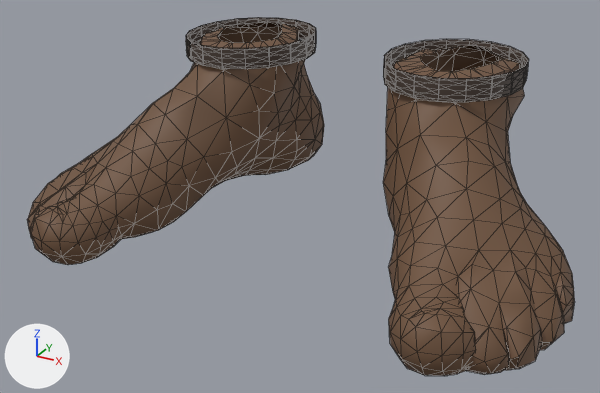
An edit to the glTF model game/assets/characters/hero/wear/_shoes.glb, drawn before and after from the same camera.
Both versions are drawn from a 50 mm camera at (0.295, -0.601, 0.307) aimed at (0.0, -0.064, 0.039). Every picture has the same lights, and +X, +Y and +Z are marked at lower left. The first picture is the older version. Mesh edges are drawn as thin lines. Vertices at exactly the same position are counted once.

In view in the first picture: 'wear_L', 'wear_R'.
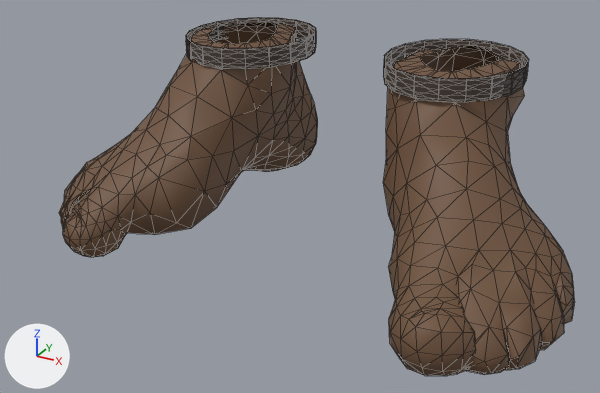
The newer file adds a shape key; the second version is drawn at full value of the shape key 'female' of 'wear_R', and the change is written as the vertex moves it makes.

Changed parts and their boxes (x1, y1, x2, y2) in the pictures (600 x 393 px; the box of a moved part takes in the faces that stretch with it):
```json
{"object": "wear_R", "change": "reshaped", "before": [27, 17, 324, 265], "after": [59, 17, 318, 257], "on screen": "13% narrower"}
{"part": 1, "of": "me_wear_r", "change": "moved or reshaped", "before": [27, 22, 324, 265], "after": [59, 22, 318, 257]}
```

Edits to the scene script, one JSON object a line:
```json
{"block": "me_wear_r", "where": "# used by ob_wear_r; location = (0.0, 0.0, 0.0)"}
{"op": "remove", "block": "me_wear_r", "code": "me_wear_r.from_pydata(...)  # 555 vertices, 1066 faces; spans x -0.225..-0.039, y -0.196..0.094, z -0.01..0.146"}
{"op": "add", "block": "me_wear_r", "code": "me_wear_r.from_pydata(...)  # 555 vertices, 1066 faces; spans x -0.202..-0.039, y -0.177..0.097, z -0.008..0.147"}
{"block": "me_wear_r", "change": "me_wear_r part 1: 422 of 555 vertices moved; they spanned x -0.225..-0.039, y -0.196..0.094, z -0.01..0.146 and now span x -0.202..-0.049, y -0.177..0.097, z -0.008..0.147; mean shift (0.004, 0.002, 0.001); largest move (-0.097, -0.104, 0.027) -> (-0.078, -0.125, 0.023)"}
```
